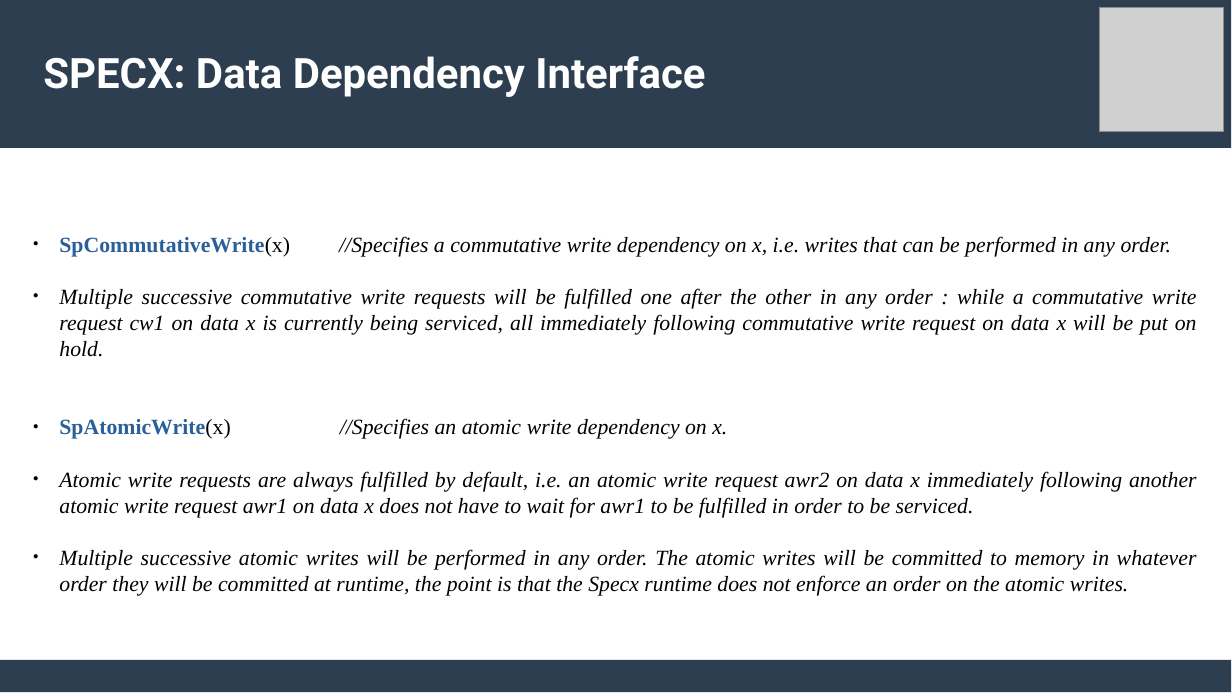
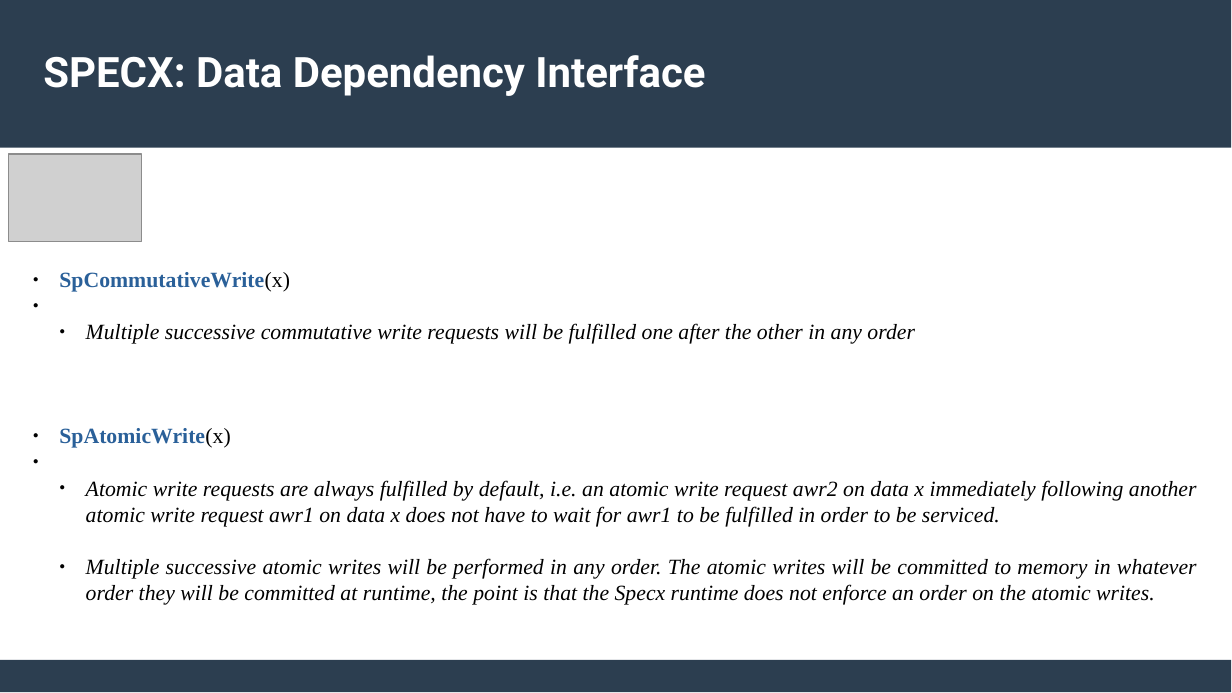
Before and after one commit to lemoinep/ParallelProgramming, a slide deck: slide 12 of MySlides/Session6_ParallelProgramming_Specx.pptx. Drawn at 1232x693 pixels with LibreOffice and Linux fonts; fonts in the diff are those of the drawing; grey boxes stand for pictures. Boxes give left, top, right and bottom in pixels: in the first picture for what was removed or moved away, otherwise in the second. Text is boxed around its words. In the diff, an @@ line names an element or a change of style, - is before the commit and + after.

Commit message:
Update30-SPECX

```diff
--- a/MySlides/Session6_ParallelProgramming_Specx.pptx
+++ b/MySlides/Session6_ParallelProgramming_Specx.pptx
@@ picture removed at [1100, 8, 1224, 132] @@
@@ picture added at [9, 154, 141, 243] @@
@@ text "SpCommutativeWrite(x)": place and size @@
-text "SpCommutativeWrite(x)" at [59, 236, 1197, 596]
+text "SpCommutativeWrite(x)" at [59, 272, 1197, 605]
@@ text at [59, 272, 915, 448]: text changed @@
-● SpCommutativeWrite(x) //Specifies a commutative write dependency on x, i.e. writes that can be performed in any order.
-● Multiple successive commutative write requests will be fulfilled one after the other in any order : while a commutative write request cw1 on data x is currently being serviced, all immediately following commutative write request on data x will be put on hold.
-● SpAtomicWrite(x) //Specifies an atomic write dependency on x.
+● SpCommutativeWrite(x)
+  ● Multiple successive commutative write requests will be fulfilled one after the other in any order
+● SpAtomicWrite(x)
@@ text at [86, 480, 1197, 605]: list level 1 to 2 in "Atomic write requests are always ..."; list level 1 to 2 in "Multiple successive atomic writes will ..." @@
```
Also in this commit, not shown: 11 other slides changed, 1 other file.
